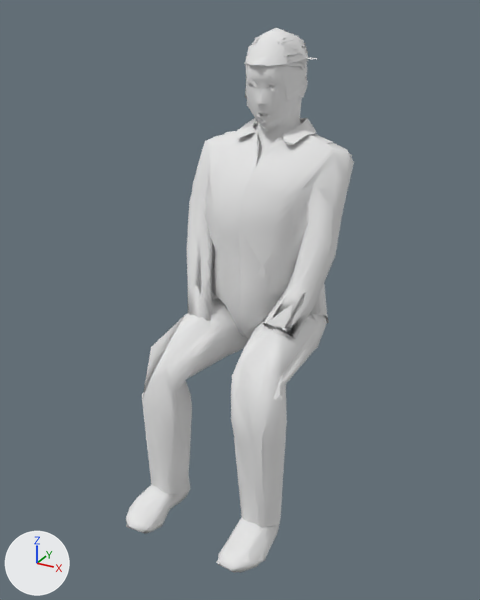
The glTF model assets/actors/crowd/fan17.glb, before and after one commit.
One viewpoint serves both versions: a 50 mm lens placed at (0.857, -1.534, 1.412), pointed at (-0.002, 0.028, 0.631). The axes (+X, +Y, +Z) are drawn at lower left. The lights are the same throughout. The first picture is the older version. Both versions are drawn at frame 0 of the action 'fan17|sit'; the numbers are the values there.

Names of what the first picture shows: 'fan17', 'fan17_lod1'.
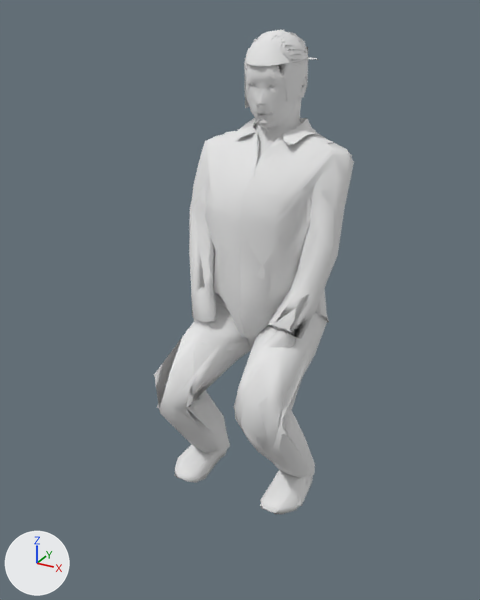
What the commit changed:
Bone 'upperleg01.L' (bone_upperleg01_l) turns from (-72, -8, -11) to (-59, -5, -9) degrees about its own x, y and z.
Bone 'lowerleg01.L' (bone_lowerleg01_l) turns from (84, -5, 1) to (104, -2, 0) degrees about its own x, y and z.
Bone 'foot.L' (bone_foot_l) turns from (-11, 1, 1) to (-45, 3, 5) degrees about its own x, y and z.
Bone 'upperleg01.R' (bone_upperleg01_r) turns from (-72, 8, 11) to (-59, 5, 9) degrees about its own x, y and z.
Bone 'lowerleg01.R' (bone_lowerleg01_r) turns from (84, 5, -1) to (104, 2, 0) degrees about its own x, y and z.
Bone 'foot.R' (bone_foot_r) turns from (-11, -1, -1) to (-45, -3, -5) degrees about its own x, y and z.
Bone 'upperarm01.L' (bone_upperarm01_l) turns from (-6, 7, -38) to (-9, 6, -38) degrees about its own x, y and z.
Bone 'upperarm01.R' (bone_upperarm01_r) turns from (-7, -7, 38) to (-11, -6, 38) degrees about its own x, y and z.

Location of each change, [x1, y1, x2, y2] in pixels of the pictures (480 x 600 px):
'fan17', posed (12% narrower, 11% shorter): before [126, 30, 354, 573]; after [154, 30, 354, 515]
'fan17_lod1', posed (14% narrower, 13% shorter): before [126, 28, 352, 573]; after [157, 39, 352, 514]
bone 'upperleg01.L', root to tip: before (303, 323) to (295, 334); after (303, 323) to (295, 339)
bone 'lowerleg01.L', root to tip: before (255, 390) to (258, 455); after (257, 416) to (279, 443)
bone 'foot.L', root to tip: before (262, 514) to (240, 553); after (298, 466) to (280, 498)
bone 'upperleg01.R', root to tip: before (239, 309) to (227, 318); after (239, 309) to (228, 322)
bone 'lowerleg01.R', root to tip: before (165, 364) to (169, 426); after (170, 389) to (194, 416)
bone 'foot.R', root to tip: before (173, 480) to (148, 515); after (215, 438) to (194, 468)
bone 'upperarm01.R', root to tip: before (220, 157) to (214, 180); after (220, 157) to (215, 180)
